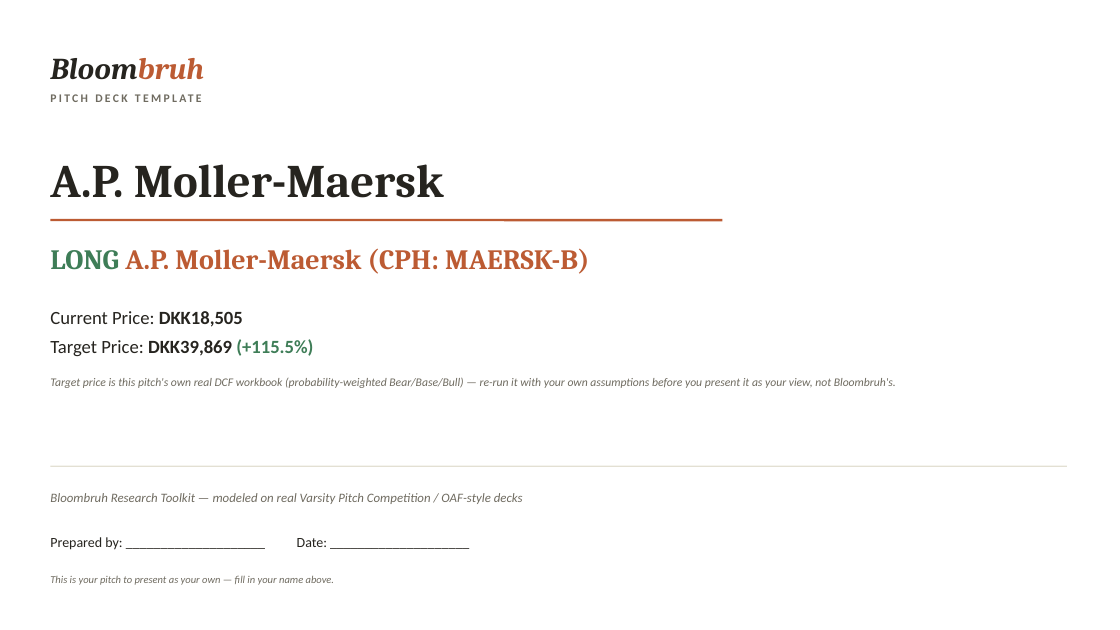
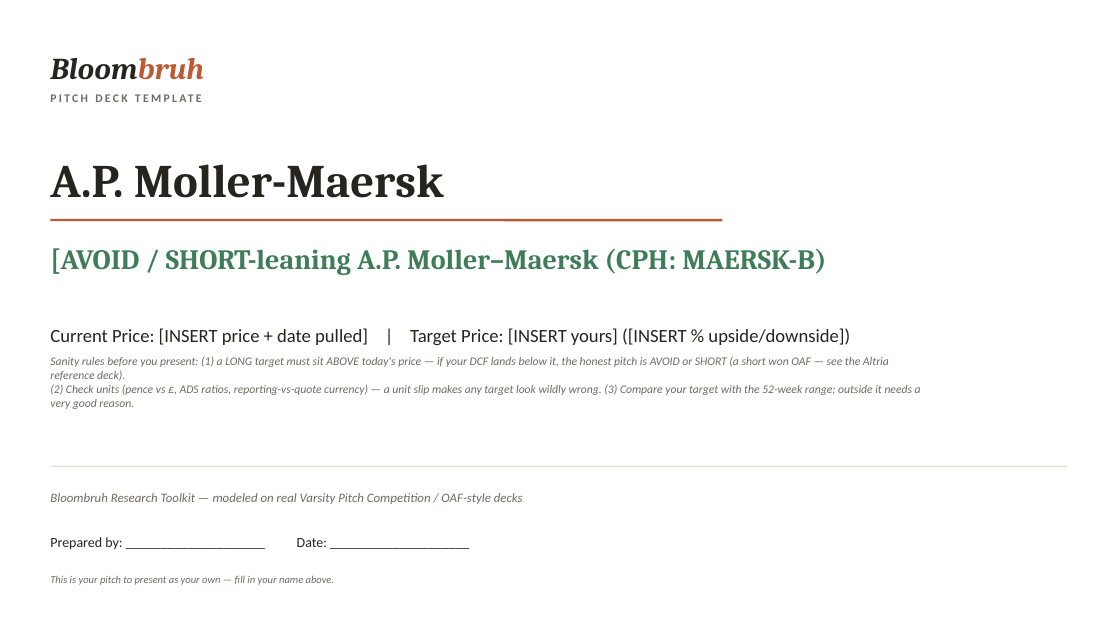
Before and after one commit to hopeful-chicken/Bloombruh, a slide deck: slide 1 of src/data/pitch-templates/maersk.pptx. Drawn at 1120x630 pixels with LibreOffice and Linux fonts; fonts in the diff are those of the drawing. Boxes give left, top, right and bottom in pixels: in the first picture for what was removed or moved away, otherwise in the second. Text is boxed around its words. In the diff, an @@ line names an element or a change of style, - is before the commit and + after.

```diff
--- a/src/data/pitch-templates/maersk.pptx
+++ b/src/data/pitch-templates/maersk.pptx
@@ text at [50,248,826,275]: text changed; text colour #BC5B33 to #3E7D57 @@
-LONG A.P. Moller-Maersk (CPH: MAERSK-B)
+[AVOID / SHORT-leaning A.P. Moller–Maersk (CPH: MAERSK-B)
@@ text at [50,328,850,345]: text changed; bold off @@
-Current Price: DKK18,505
-Target Price: DKK39,869 (+115.5%)
+Current Price: [INSERT price + date pulled] | Target Price: [INSERT yours] ([INSERT % upside/downside])
@@ text at [50,356,921,409]: text changed @@
-Target price is this pitch's own real DCF workbook (probability-weighted Bear/Base/Bull) — re-run it with your own assumptions before you present it as your view, not Bloombruh's.
+Sanity rules before you present: (1) a LONG target must sit ABOVE today's price — if your DCF lands below it, the honest pitch is AVOID or SHORT (a short won OAF — see the Altria reference deck).
+(2) Check units (pence vs £, ADS ratios, reporting-vs-quote currency) — a unit slip makes any target look wildly wrong. (3) Compare your target with the 52-week range; outside it needs a very good reason.
```
Also in this commit, not shown: 9 other slides changed, 4 slides added, 18 other files.
